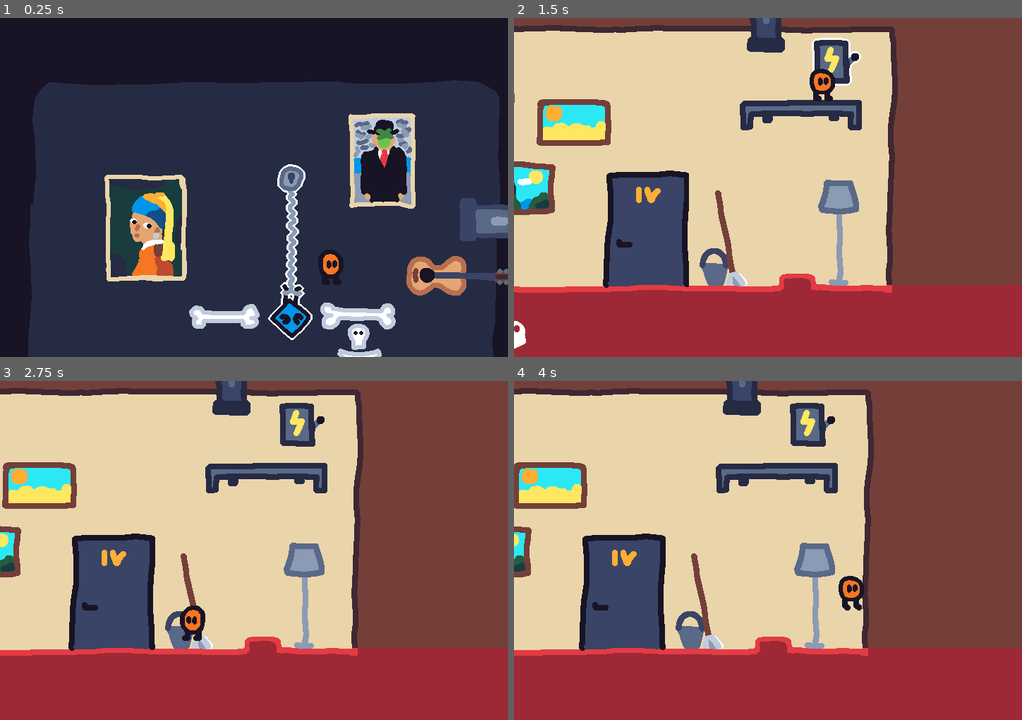
Above: before the commit, frames 1-4 (two rows, left to right).
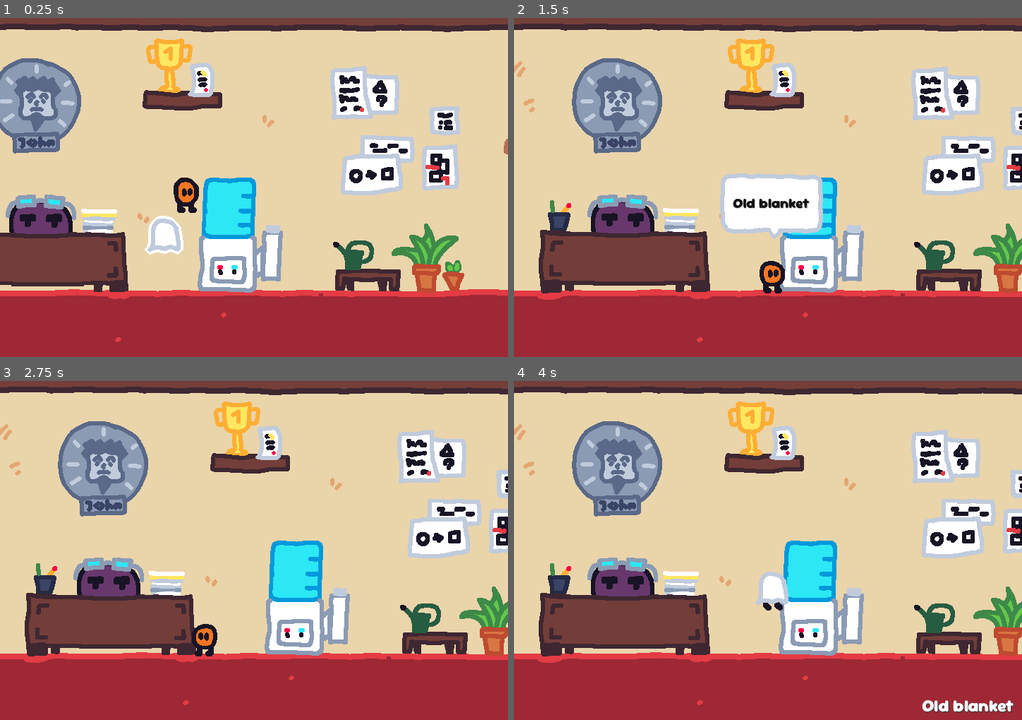
Above: after the commit, the same moments.

Repository: Jinrty/beest
Game: Godot game, scene res://scenes/main.tscn
The game is run twice, just before and just after one commit, with the same random seed, the same clock (stepped at 60 frames per second) and the same inputs. The engine's default icon, where the game draws it, is replaced by a stand-in: a white triangle on a blue panel in a dark square.
Inputs (mouse positions are in pixels of both pictures, inside the frame that each line leads up to):
- Up to frame 1 (0.25 s): no input
- Up to frame 2 (1.5 s): tap Enter at 0.5 s; move the mouse to (879, 170) at 0.52 s; hold D (move_right) from 0.53 s (still down); tap S (change_item) at 0.6 s; click (879, 170) at 0.67 s; tap Space (jump) at 0.77 s; move the mouse to (666, 204) at 1.27 s; tap E (interact) at 1.35 s
- Up to frame 3 (2.75 s): tap Space (jump) at 1.52 s; move the mouse to (304, 475) at 2.02 s; release D (move_right) at 2.03 s; hold Left (move_left) from 2.03 s (still down); tap Alt at 2.1 s
- Up to frame 4 (4 s): move the mouse to (742, 618) at 2.77 s; release Left (move_left) at 2.78 s; hold D (move_right) from 2.78 s (still down); tap Shift at 2.85 s; click (742, 618) at 2.92 s; tap Space (jump) at 3.02, 3.77 s; move the mouse to (920, 601) at 3.52 s; tap S (change_item) at 3.6 s

The runs differ from the first frame. In frame 1, 97% of the frame differs, in the area x 0-100%, y 0-100%; in frame 2, 51%; in frame 3, 51%; in frame 4, 52%.

Commit message:
Quest v3
- final quest with blue romb
- hints NPC

Diff:
--- a/code_gd/flags.gd
+++ b/code_gd/flags.gd
@@ -20,6 +20,7 @@
 
 var started_post_quest:bool = false
 var love_given:bool = false
+var imp_fix:bool = false
 var got_post_number:bool = false
 var purple_guard_quest_completed:bool = false
 
@@ -27,3 +28,8 @@
 var red_bean_command:bool = false
 var apologized:bool = false
 var apologize_completed:bool = false
+
+var blue_romb_start_quest:bool = true
+var blue_rom_quest_completed:bool = false
+
+var spoil_warning:bool = false
--- a/code_gd/pipe.gd
+++ b/code_gd/pipe.gd
@@ -15,6 +15,7 @@
 		player = body
 		var wherewhere = where.get_node("Exit")
 		player.teleport(wherewhere)
+		player.velocity.y = 0
 		Flags.pipe_block = true
 		$CanPass.start()
 
--- a/scenes/main.tscn
+++ b/scenes/main.tscn
@@ -221,14 +221,24 @@
 [sub_resource type="RectangleShape2D" id="RectangleShape2D_i4egx"]
 size = Vector2(659, 51)
 
-[sub_resource type="RectangleShape2D" id="RectangleShape2D_106b3"]
+[sub_resource type="RectangleShape2D" id="RectangleShape2D_ssw1p"]
 size = Vector2(175, 88)
+
+[sub_resource type="Resource" id="Resource_ig0er"]
+script = ExtResource("38_uqjk0")
+line = "Go to your room and relax!"
+path = 6
+requirement = "blue_rom_quest_completed"
+condition = true
+item = NodePath("")
+taking_item = true
+variable = ""
 
 [sub_resource type="Resource" id="Resource_qf8c7"]
 script = ExtResource("38_uqjk0")
 line = "Hi! Care to help me?"
 path = 0
-requirement = ""
+requirement = "blue_romb_start_quest"
 condition = true
 item = NodePath("")
 taking_item = true
@@ -238,8 +248,48 @@
 script = ExtResource("38_uqjk0")
 line = "Yea, I will stop blasting music at night! Just help me!"
 path = 0
-requirement = ""
-condition = true
+requirement = "blue_romb_start_quest"
+condition = true
+item = NodePath("")
+taking_item = true
+variable = "blue_romb_start_quest"
+
+[sub_resource type="Resource" id="Resource_on55g"]
+script = ExtResource("38_uqjk0")
+line = "Finaly! Now I can escape..."
+path = 2
+requirement = "Key"
+condition = true
+item = NodePath("")
+taking_item = true
+variable = ""
+
+[sub_resource type="Resource" id="Resource_8rbq4"]
+script = ExtResource("38_uqjk0")
+line = "Well, actualy I do like hanging like this.."
+path = 2
+requirement = "Key"
+condition = true
+item = NodePath("")
+taking_item = true
+variable = ""
+
+[sub_resource type="Resource" id="Resource_6j8vq"]
+script = ExtResource("38_uqjk0")
+line = "Welp! I guess you can go to your room and relax"
+path = 2
+requirement = "Key"
+condition = true
+item = NodePath("")
+taking_item = true
+variable = ""
+
+[sub_resource type="Resource" id="Resource_ungcm"]
+script = ExtResource("38_uqjk0")
+line = "Do something! The chain is locked!"
+path = 1
+requirement = "blue_rom_quest_completed"
+condition = false
 item = NodePath("")
 taking_item = true
 variable = ""
@@ -587,7 +637,7 @@
 
 [sub_resource type="Resource" id="Resource_cppwh"]
 script = ExtResource("38_uqjk0")
-line = "Get back to work!"
+line = "Get me those flowers!"
 path = 2
 requirement = "heart_right_quest_completed"
 condition = false
@@ -924,6 +974,16 @@
 taking_item = true
 variable = ""
 
+[sub_resource type="Resource" id="Resource_2c46a"]
+script = ExtResource("38_uqjk0")
+line = "Post number of presenter, remember?"
+path = 12
+requirement = "imp_fix"
+condition = true
+item = NodePath("")
+taking_item = true
+variable = ""
+
 [sub_resource type="Resource" id="Resource_h5jov"]
 script = ExtResource("38_uqjk0")
 line = "Listen, if you get me the presenter post number..."
@@ -932,7 +992,7 @@
 condition = true
 item = NodePath("")
 taking_item = true
-variable = ""
+variable = "imp_fix"
 
 [sub_resource type="Resource" id="Resource_7coj5"]
 script = ExtResource("38_uqjk0")
@@ -1051,12 +1111,102 @@
 taking_item = true
 variable = ""
 
-[sub_resource type="RectangleShape2D" id="RectangleShape2D_i2714"]
+[sub_resource type="RectangleShape2D" id="RectangleShape2D_r7cii"]
 size = Vector2(189, 81)
 
+[sub_resource type="Resource" id="Resource_k70wp"]
+script = ExtResource("38_uqjk0")
+line = "Just go to your room man!"
+path = 9
+requirement = "blue_rom_quest_completed"
+condition = true
+item = NodePath("")
+taking_item = true
+variable = ""
+
+[sub_resource type="Resource" id="Resource_tnm68"]
+script = ExtResource("38_uqjk0")
+line = "Use a pipe... "
+path = 8
+requirement = "blue_romb_start_quest"
+condition = false
+item = NodePath("")
+taking_item = true
+variable = ""
+
+[sub_resource type="Resource" id="Resource_fwgdb"]
+script = ExtResource("38_uqjk0")
+line = "Crowbar can open some new place..."
+path = 7
+requirement = "purple_guard_quest_completed"
+condition = true
+item = NodePath("")
+taking_item = true
+variable = ""
+
+[sub_resource type="Resource" id="Resource_hknc7"]
+script = ExtResource("38_uqjk0")
+line = "Just talk to someone scared..."
+path = 6
+requirement = "love_given"
+condition = true
+item = NodePath("")
+taking_item = true
+variable = ""
+
+[sub_resource type="Resource" id="Resource_xohxb"]
+script = ExtResource("38_uqjk0")
+line = "Love is beautiful... and strong"
+path = 5
+requirement = "heart_right_quest_completed"
+condition = true
+item = NodePath("")
+taking_item = true
+variable = ""
+
+[sub_resource type="Resource" id="Resource_wnhb7"]
+script = ExtResource("38_uqjk0")
+line = "Room number 1...  you should know that!"
+path = 4
+requirement = "quest_with_white_x_completed"
+condition = true
+item = NodePath("")
+taking_item = true
+variable = ""
+
+[sub_resource type="Resource" id="Resource_g36pm"]
+script = ExtResource("38_uqjk0")
+line = "You can scare someone looking as a ghost..."
+path = 3
+requirement = "heart_left_quest_completed"
+condition = true
+item = NodePath("")
+taking_item = true
+variable = ""
+
+[sub_resource type="Resource" id="Resource_66423"]
+script = ExtResource("38_uqjk0")
+line = "Someone needs a fish for dinner..."
+path = 2
+requirement = "green_kid_quest_completed"
+condition = true
+item = NodePath("")
+taking_item = true
+variable = ""
+
+[sub_resource type="Resource" id="Resource_hhbd1"]
+script = ExtResource("38_uqjk0")
+line = "Try looking for a ball. Interact(e) with everything!"
+path = 1
+requirement = "spoil_warning"
+condition = true
+item = NodePath("")
+taking_item = true
+variable = ""
+
 [sub_resource type="Resource" id="Resource_cvpg2"]
 script = ExtResource("38_uqjk0")
-line = "Yoo!"
+line = "Yoo! I am your assistant! Talk to me if you get stuck!"
 path = 0
 requirement = ""
 condition = true
@@ -1064,39 +1214,49 @@
 taking_item = true
 variable = ""
 
-[sub_resource type="CapsuleShape2D" id="CapsuleShape2D_iscuy"]
+[sub_resource type="Resource" id="Resource_hfjls"]
+script = ExtResource("38_uqjk0")
+line = "Next time you aproach me I will slighly spoil the fun"
+path = 0
+requirement = ""
+condition = true
+item = NodePath("")
+taking_item = true
+variable = "spoil_warning"
+
+[sub_resource type="CapsuleShape2D" id="CapsuleShape2D_pnclv"]
 radius = 43.0
 height = 86.0
 
-[sub_resource type="CapsuleShape2D" id="CapsuleShape2D_8f802"]
+[sub_resource type="CapsuleShape2D" id="CapsuleShape2D_jobg4"]
 radius = 43.0
 height = 86.0
 
-[sub_resource type="CapsuleShape2D" id="CapsuleShape2D_edcie"]
+[sub_resource type="CapsuleShape2D" id="CapsuleShape2D_atvod"]
 radius = 43.0
 height = 86.0
 
-[sub_resource type="CapsuleShape2D" id="CapsuleShape2D_cp8rx"]
+[sub_resource type="CapsuleShape2D" id="CapsuleShape2D_axono"]
 radius = 31.0
 height = 62.0
 
-[sub_resource type="CapsuleShape2D" id="CapsuleShape2D_htnuj"]
+[sub_resource type="CapsuleShape2D" id="CapsuleShape2D_thfqt"]
 radius = 43.0
 height = 86.0
 
-[sub_resource type="CapsuleShape2D" id="CapsuleShape2D_tiqc3"]
+[sub_resource type="CapsuleShape2D" id="CapsuleShape2D_3qx7y"]
 radius = 43.0
 height = 86.0
 
-[sub_resource type="CapsuleShape2D" id="CapsuleShape2D_swtrx"]
+[sub_resource type="CapsuleShape2D" id="CapsuleShape2D_sosqn"]
 radius = 36.0
 height = 72.0
 
-[sub_resource type="CapsuleShape2D" id="CapsuleShape2D_vg3ds"]
+[sub_resource type="CapsuleShape2D" id="CapsuleShape2D_o5w0y"]
 radius = 43.0
 height = 86.0
 
-[sub_resource type="CapsuleShape2D" id="CapsuleShape2D_vule2"]
+[sub_resource type="CapsuleShape2D" id="CapsuleShape2D_8tm0n"]
 radius = 43.0
 height = 86.0
 
@@ -1452,14 +1612,14 @@
 
 [node name="CollisionShape2D" parent="Rand_room/Funky/Pipe_rand/Area2D" index="0"]
 position = Vector2(-38, -3.5)
-shape = SubResource("RectangleShape2D_nibou")
+shape = SubResource("RectangleShape2D_2vm8t")
 
 [node name="Exit" parent="Rand_room/Funky/Pipe_rand" index="2"]
-position = Vector2(-80, -2)
+position = Vector2(-80, 11)
 
 [node name="CollisionShape2D" parent="Rand_room/Funky/Pipe_rand/StaticBody2D" index="0"]
 position = Vector2(7, 0.5)
-shape = SubResource("RectangleShape2D_5k1y3")
+shape = SubResource("RectangleShape2D_cxlrn")
 
 [node name="CollisionShape2D2" type="CollisionShape2D" parent="Rand_room/Funky/Pipe_rand/StaticBody2D" index="1"]
 position = Vector2(-25, -1.5)
@@ -1491,11 +1651,11 @@
 
 [node name="CollisionShape2D" parent="Rand_room/Blue romb" index="1"]
 position = Vector2(-2.5, 69)
-shape = SubResource("RectangleShape2D_106b3")
+shape = SubResource("RectangleShape2D_ssw1p")
 
 [node name="DialogueComponent" parent="Rand_room/Blue romb" instance=ExtResource("38_jtg42")]
 position = Vector2(-2, -17)
-lines = Array[ExtResource("38_uqjk0")]([SubResource("Resource_qf8c7"), SubResource("Resource_tuqow")])
+lines = Array[ExtResource("38_uqjk0")]([SubResource("Resource_ig0er"), SubResource("Resource_qf8c7"), SubResource("Resource_tuqow"), SubResource("Resource_on55g"), SubResource("Resource_8rbq4"), SubResource("Resource_6j8vq"), SubResource("Resource_ungcm")])
 
 [node name="Gentleman_club" type="Node2D" parent="."]
 position = Vector2(-1295, 184)
@@ -1903,15 +2063,20 @@
 [node name="Interactables" type="Node2D" parent="Corridor_end"]
 
 [node name="Electrical Box" parent="Corridor_end/Interactables" instance=ExtResource("27_ogvw7")]
-position = Vector2(1759, -1022)
-answer = "Iq hate when they in games there is a problem with view"
+position = Vector2(1763, -985)
+answer = "What is that?"
+already_has_line = "Nothing to do here anymore"
 
 [node name="Sprite2D" parent="Corridor_end/Interactables/Electrical Box" index="0"]
 texture = ExtResource("16_lamrd")
 
 [node name="CollisionShape2D" parent="Corridor_end/Interactables/Electrical Box" index="1"]
 position = Vector2(-3, 9)
-shape = SubResource("RectangleShape2D_ertq6")
+shape = SubResource("RectangleShape2D_x3usi")
+
+[node name="Item holder_component" parent="Corridor_end/Interactables/Electrical Box" node_paths=PackedStringArray("item") instance=ExtResource("99_5gtkd")]
+position = Vector2(-1759, 1022)
+item = NodePath("../../../../Key")
 
 [node name="Decorations" type="Node2D" parent="Corridor_end"]
 
@@ -1938,13 +2103,13 @@
 
 [node name="CollisionShape2D" parent="Corridor_end/Solid Decorations/Box" index="1"]
 position = Vector2(-3.59375, -2)
-shape = SubResource("RectangleShape2D_f760j")
+shape = SubResource("RectangleShape2D_ikgd1")
 
 [node name="CollisionShape2D" parent="Corridor_end/Solid Decorations/Box/Area2D" index="0"]
-shape = SubResource("RectangleShape2D_q1301")
+shape = SubResource("RectangleShape2D_7hr7n")
 
 [node name="metal shelf" parent="Corridor_end/Solid Decorations" instance=ExtResource("7_eg0pw")]
-position = Vector2(1712, -947)
+position = Vector2(1711, -925)
 sprite = ExtResource("20_q0f14")
 
 [node name="Sprite2D" parent="Corridor_end/Solid Decorations/metal shelf" index="0"]
@@ -2303,11 +2468,11 @@
 
 [node name="CollisionShape2D" parent="Corridor_gentleman/Purple circle" index="1"]
 position = Vector2(-38, -13.5)
-shape = SubResource("RectangleShape2D_pk6bw")
+shape = SubResource("RectangleShape2D_4mic6")
 
 [node name="DialogueComponent" parent="Corridor_gentleman/Purple circle" instance=ExtResource("38_jtg42")]
 position = Vector2(-16, -130)
-lines = Array[ExtResource("38_uqjk0")]([SubResource("Resource_rbpgt"), SubResource("Resource_n08ic"), SubResource("Resource_ralim"), SubResource("Resource_h5jov"), SubResource("Resource_7coj5"),  …(124 unchanged characters)…
+lines = Array[ExtResource("38_uqjk0")]([SubResource("Resource_rbpgt"), SubResource("Resource_n08ic"), SubResource("Resource_ralim"), SubResource("Resource_2c46a"), SubResource("Resource_h5jov"), SubResource("Resource_7coj5"),  …(124 unchanged characters)…
 
 [node name="Corridor_lovers" type="Node2D" parent="."]
 position = Vector2(89, 3)
@@ -2565,14 +2730,14 @@
 
 [node name="CollisionShape2D" parent="Reception/Purple Receptionist" index="1"]
 position = Vector2(-2.5, -50.5)
-shape = SubResource("RectangleShape2D_i2714")
+shape = SubResource("RectangleShape2D_r7cii")
 
 [node name="DialogueComponent" parent="Reception/Purple Receptionist" instance=ExtResource("38_jtg42")]
 position = Vector2(-4, -126)
-lines = Array[ExtResource("38_uqjk0")]([SubResource("Resource_cvpg2")])
+lines = Array[ExtResource("38_uqjk0")]([SubResource("Resource_k70wp"), SubResource("Resource_tnm68"), SubResource("Resource_fwgdb"), SubResource("Resource_hknc7"), SubResource("Resource_xohxb"), SubResource("Resource_wnhb7"), SubResource("Resource_g36pm"), SubResource("Resource_66423"), SubResource("Resource_hhbd1"), SubResource("Resource_cvpg2"), SubResource("Resource_hfjls")])
 
 [node name="Player" parent="." instance=ExtResource("26_74o7g")]
-position = Vector2(150, 157)
+position = Vector2(-1589, 1182)
 
 [node name="Crowbar" parent="." instance=ExtResource("23_50ryk")]
 position = Vector2(638, 810)
@@ -2583,10 +2748,10 @@
 texture = ExtResource("54_co4cu")
 
 [node name="CollisionShape2D" parent="Crowbar/Pickable" index="0"]
-shape = SubResource("CapsuleShape2D_iscuy")
+shape = SubResource("CapsuleShape2D_pnclv")
 
 [node name="Fish" parent="." instance=ExtResource("23_50ryk")]
-position = Vector2(1072, 223)
+position = Vector2(765, 801)
 title = "Fish"
 sprite = ExtResource("28_umv22")
 
@@ -2595,10 +2760,10 @@
 
 [node name="CollisionShape2D" parent="Fish/Pickable" index="0"]
 position = Vector2(0, -18)
-shape = SubResource("CapsuleShape2D_8f802")
+shape = SubResource("CapsuleShape2D_jobg4")
 
 [node name="Key" parent="." instance=ExtResource("23_50ryk")]
-position = Vector2(753, 813)
+position = Vector2(517, 788)
 title = "Key"
 sprite = ExtResource("29_h1thq")
 
@@ -2620,10 +2785,10 @@
 
 [node name="CollisionShape2D" parent="Gentleman Hat/Pickable" index="0"]
 position = Vector2(1, -18)
-shape = SubResource("CapsuleShape2D_cp8rx")
+shape = SubResource("CapsuleShape2D_axono")
 
 [node name="Ball" parent="." instance=ExtResource("23_50ryk")]
-position = Vector2(1373, 330)
+position = Vector2(874, 794)
 title = "Ball"
 sprite = ExtResource("30_5napu")
 
@@ -2642,10 +2807,10 @@
 texture = ExtResource("58_1j738")
 
 [node name="CollisionShape2D" parent="Hero Mask/Pickable" index="0"]
-shape = SubResource("CapsuleShape2D_tiqc3")
+shape = SubResource("CapsuleShape2D_3qx7y")
 
 [node name="Flower" parent="." instance=ExtResource("23_50ryk")]
-position = Vector2(-2444, 17)
+position = Vector2(-801, 786)
 title = "Flower"
 sprite = ExtResource("116_872c5")
 
Not shown: 69 places in scenes/main.tscn that only renumber resources
Not shown: 2 places in scenes/pipe.tscn that only renumber resources
Binary file changed: sprites/npc/puprle circle.png
